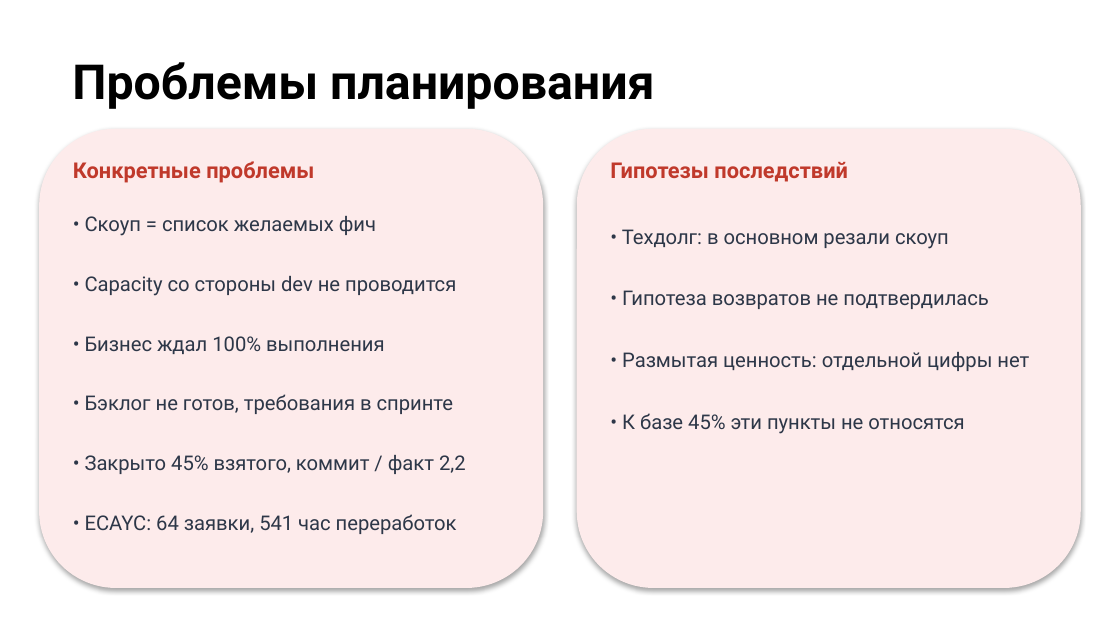
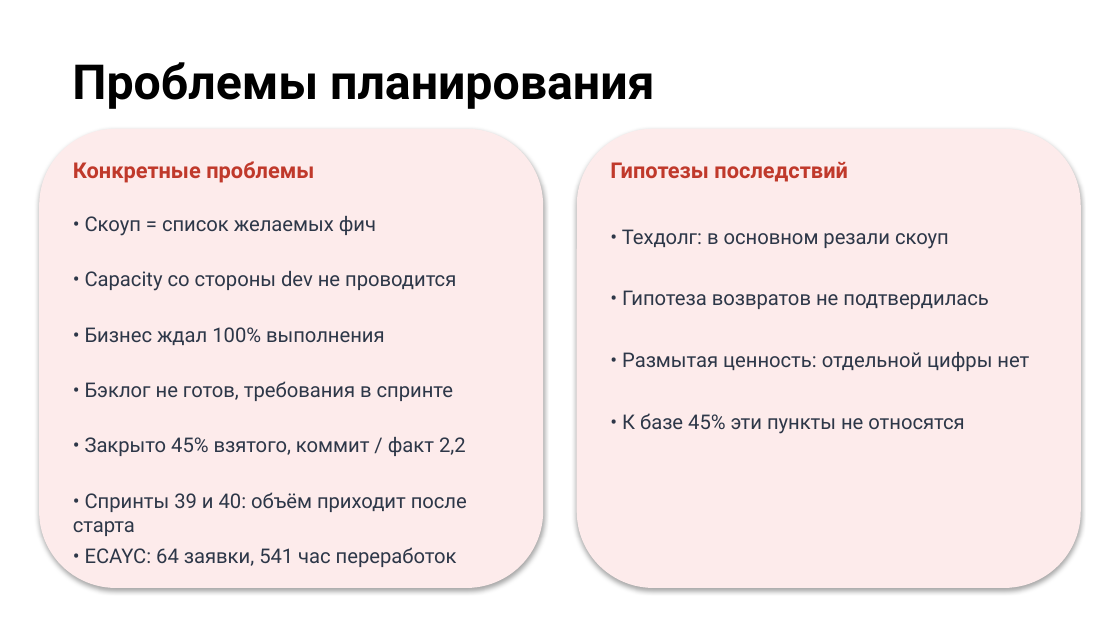
Before and after one commit to camelot270/otus_work, a slide deck: slide 7 of docs/Защита проекта. Петров Н.И..pptx. Drawn at 1120x630 pixels with LibreOffice and Linux fonts; fonts in the diff are those of the drawing; background and template pictures are left out. Boxes give left, top, right and bottom in pixels: in the first picture for what was removed or moved away, otherwise in the second. Text is boxed around its words. In the diff, an @@ line names an element or a change of style, - is before the commit and + after.

```diff
--- a/docs/Защита проекта. Петров Н.И..pptx
+++ b/docs/Защита проекта. Петров Н.И..pptx
@@ text "• Capacity со стороны dev ...": place and size @@
-text "• Capacity со стороны dev ..." at (85, 276, 456, 296)
+text "• Capacity со стороны dev ..." at (85, 271, 456, 291)
@@ text "• Бизнес ждал 100% выполнения": place and size @@
-text "• Бизнес ждал 100% выполнения" at (85, 336, 385, 354)
+text "• Бизнес ждал 100% выполнения" at (85, 327, 385, 345)
@@ text "• Бэклог не готов, требования ...": place and size @@
-text "• Бэклог не готов, требования ..." at (85, 394, 453, 414)
+text "• Бэклог не готов, требования ..." at (85, 381, 453, 401)
@@ text "• Закрыто 45% взятого, коммит ...": place and size @@
-text "• Закрыто 45% взятого, коммит ..." at (85, 455, 466, 474)
+text "• Закрыто 45% взятого, коммит ..." at (85, 437, 466, 456)
@@ text added at (73, 492, 467, 536), 13 pt, text #2D3748 @@
+• Спринты 39 и 40: объём приходит после старта
@@ text "• ECAYC: 64 заявки, 541 ...": place and size @@
-text "• ECAYC: 64 заявки, 541 ..." at (85, 514, 457, 534)
+text "• ECAYC: 64 заявки, 541 ..." at (85, 547, 457, 567)
```
Also in this commit, not shown: 2 other slides changed.
